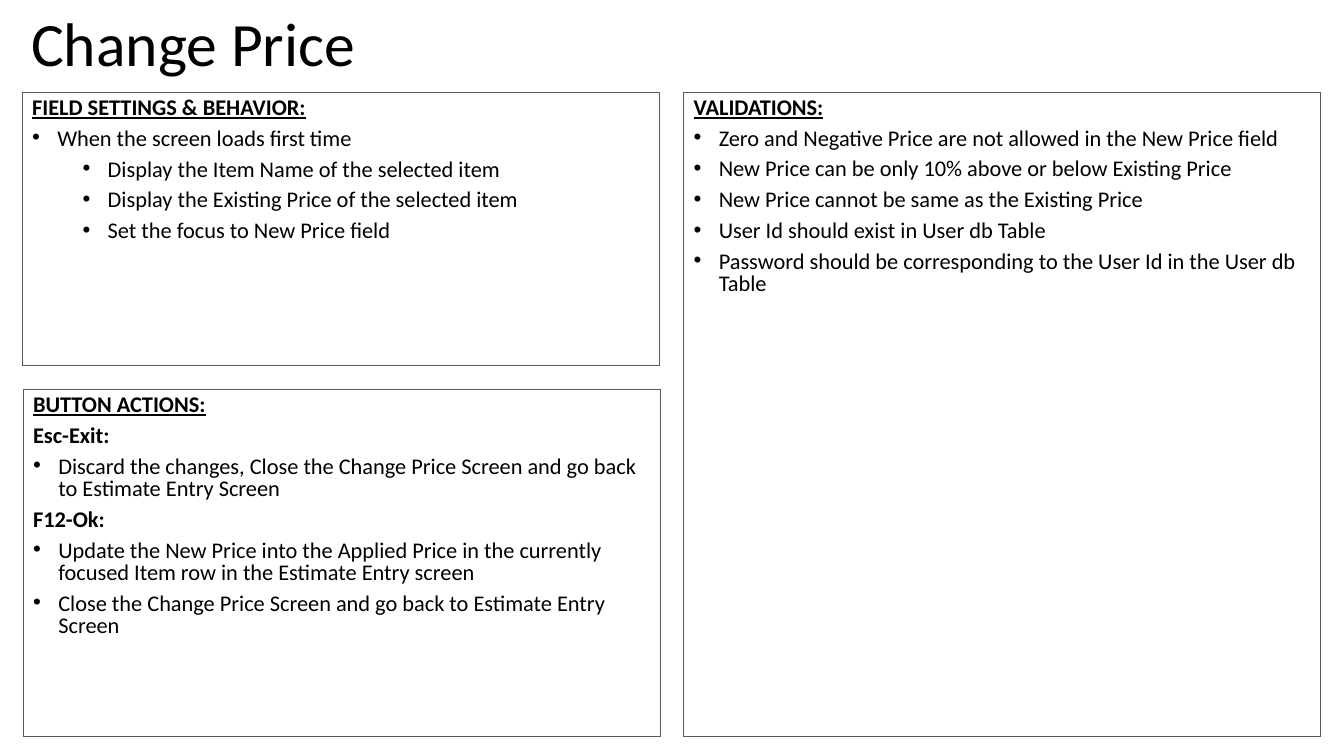
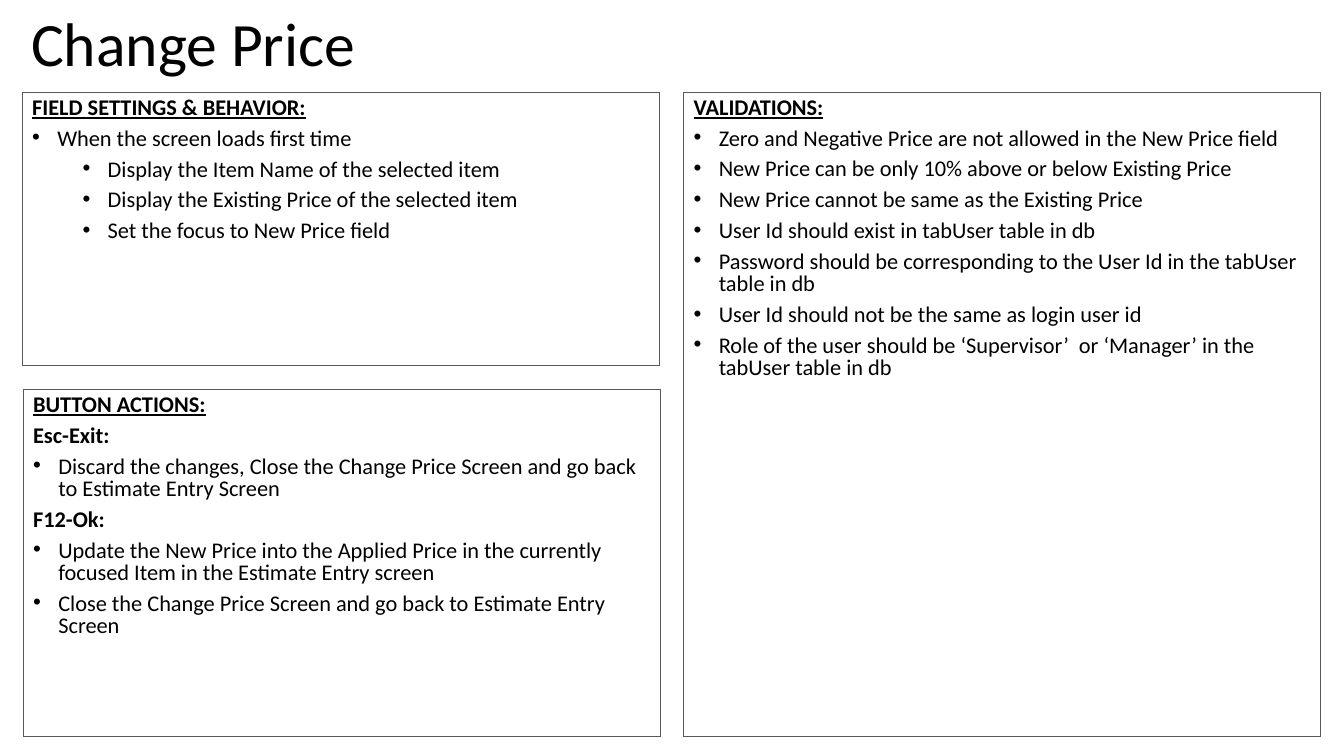
Before and after one commit to valignit/Documents, a slide deck: slide 17 of brief-specs.pptx. Drawn at 1344x756 pixels with LibreOffice and Linux fonts; fonts in the diff are those of the drawing. Boxes give left, top, right and bottom in pixels: in the first picture for what was removed or moved away, otherwise in the second. Text is boxed around its words. In the diff, an @@ line names an element or a change of style, - is before the commit and + after.

```diff
--- a/brief-specs.pptx
+++ b/brief-specs.pptx
@@ text in rectangle at [719,222,1297,375]: text changed @@
-• User Id should exist in User db Table
-• Password should be corresponding to the User Id in the User db Table
+• User Id should exist in tabUser table in db
+• Password should be corresponding to the User Id in the tabUser table in db
+• User Id should not be the same as login user id
+• Role of the user should be ‘Supervisor’ or ‘Manager’ in the tabUser table in db
@@ text in rectangle at [58,542,602,584]: text changed @@
-• Update the New Price into the Applied Price in the currently focused Item row in the Estimate Entry screen
+• Update the New Price into the Applied Price in the currently focused Item in the Estimate Entry screen
```
Also in this commit, not shown: 17 other slides changed.
